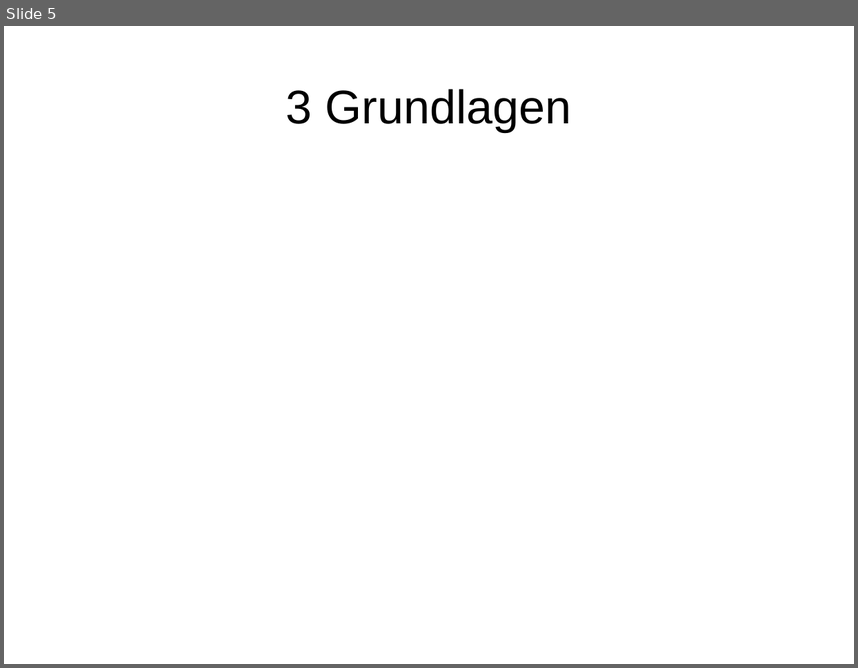
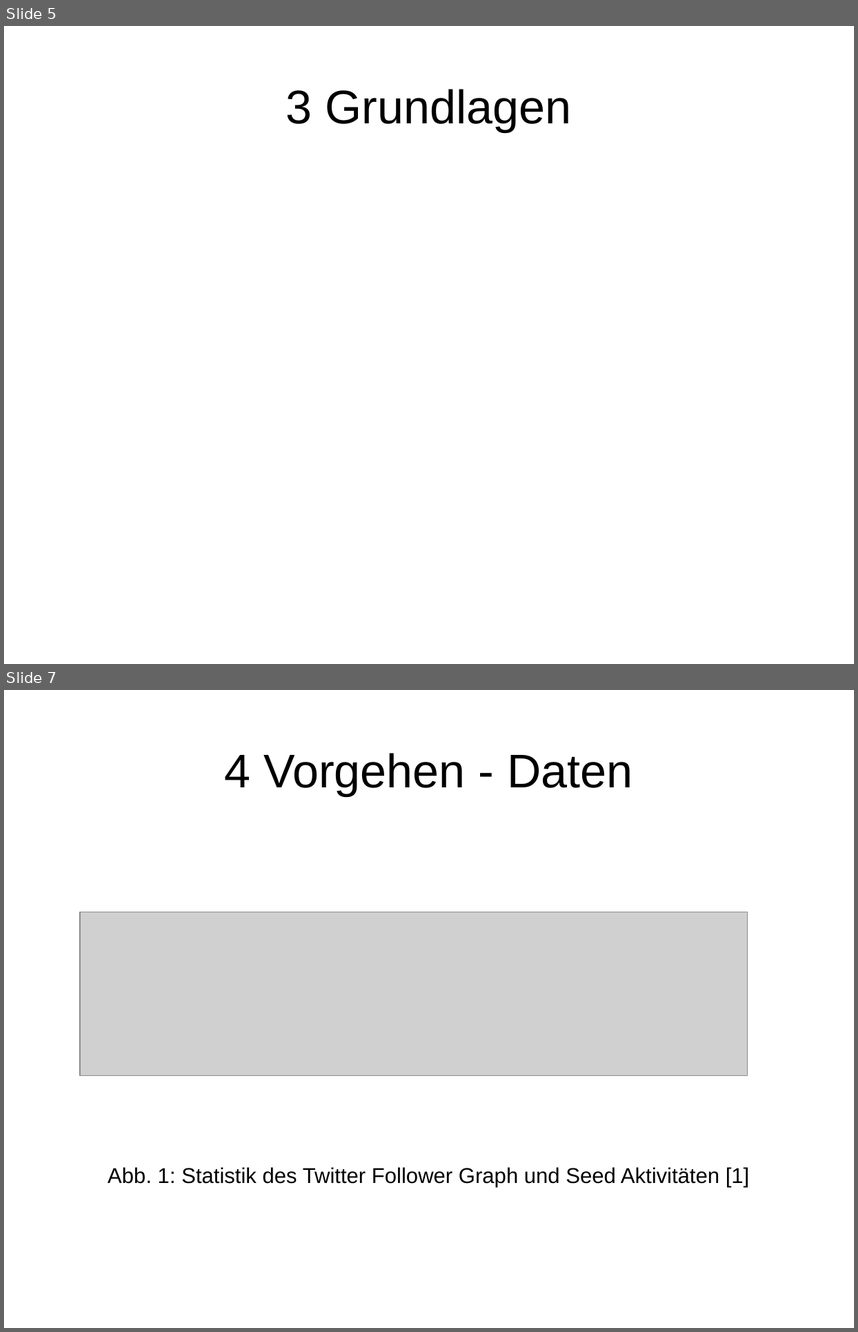
Before and after one commit to EKupfer/hello-world, a slide deck: CompAdv Vortrag.odp. Shown one above the other, each under a label of ours: slide 5 before the commit, slides 5 and 7 after it; the slides between them are not shown. The pictures are 858x668 and 858x1332 pixels, drawn with LibreOffice and Linux fonts; fonts in the diff are those of the drawing; grey boxes stand for pictures. Boxes give left, top, right and bottom in pixels: in the first picture for what was removed or moved away, otherwise in the second. Text is boxed around its words. In the diff, an @@ line names an element or a change of style, - is before the commit and + after.

```diff
--- a/CompAdv Vortrag.odp
+++ b/CompAdv Vortrag.odp
@@ slide 7 added at (4,690,854,1328), background #FFFFFF @@
@@ title added at (225,753,633,796), 44 pt, text #000000 @@
+4 Vorgehen - Daten
@@ picture added at (80,912,748,1075) @@
@@ text added at (107,1167,750,1187), 20 pt, text #000000 @@
+Abb. 1: Statistik des Twitter Follower Graph und Seed Aktivitäten [1]
```
Also in this commit, not shown: 5 slides changed, 10 other slides added, 3 slides removed.
